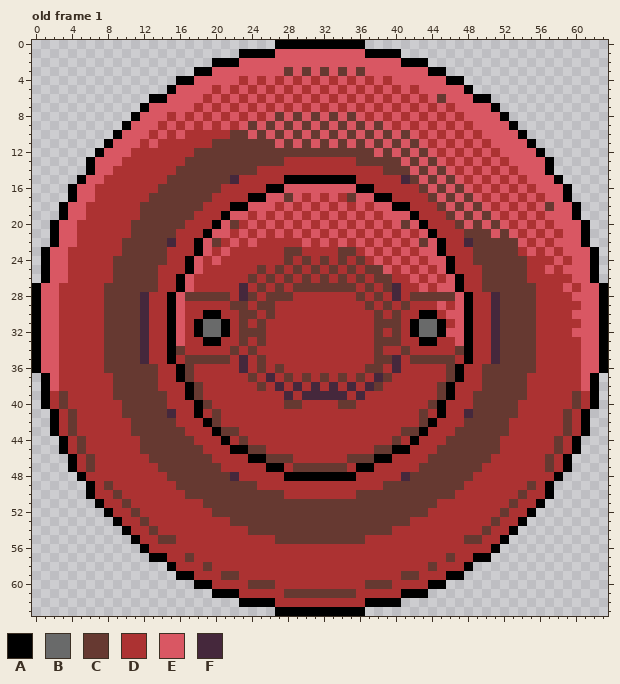
Two states of a pixel-art file, art/characters/jetBumper.aseprite. Above, as it was before the edit.
64x64 pixels, 2 frames. Colours within 5 levels of each other are drawn and written as one. Shown: old frame 1. The commit also changed other frames, which this record leaves out.
Palette (. is transparent): A #000000  B #696a6a  C #663931  D #ac3232  E #d95763  F #45283c
Pixels before, old frame 1, first column x 0:
 0 ...........................AAAAAAAAAA...........................
 1 .......................AAAAEEEEEEEEEEAAAA.......................
 2 ....................AAAEEEEEEEEEEEEEEEEEEAAA....................
 3 ..................AAEEEEEEEECECECECECEEEEEEEAA..................
 4 ................AAEEEEEDEDEDEDEDEDEDEDEDEEEEEEAA................
 5 ...............AEEEEDEDEDEDEDEDEDEDEDEDEDEDEEEEEA...............
 6 .............AAEEEEDEDEDEDEDEDEDEDEDEDEDEDEDECEEEAA.............
 7 ............AEEEEEDEDEDEDEDEDEDEDEDEDEDEDEDEDEDEEEEA............
 8 ...........AEEEDEDEDEDEDEDECECECECECEDEDEDEDEDEDEEEEA...........
 9 ..........AEEEDEDEDEDEDECECECECECECECECEDEDEDEDEDEEEEA..........
10 .........AEEEDEDEDDDDDCCECECECECECECECECECEDEDEDEDEEEEA.........
11 ........AEEEDEDDDDDDCCCCCCCECECECECECECECECEDEDEDEDEEEEA........
12 .......AEEEDDDDDDDCCCCCCCCCCCCCCCCCCCCECECECEDEDEDEDEEEEA.......
13 ......AEEEDDDDDDDCCCCCCCCCCCDDDDDDDDCCCCCECECEDEDEDEDEEEEA......
14 ......AEEDDDDDDDCCCCCCCCCDDDDDDDDDDDDDDCCCECECEDEDEDEDEEEA......
15 .....AEEDDDDDDDCCCCCCCFDDDDDAAAAAAAADDDDDFCECECEDEDEDEDEEEA.....
16 ....AEEDDDDDDDCCCCCCCDDDDDAAEEEEEEEEAADDDDDCECECEDEDEDEDEEEA....
17 ....AEEDDDDDDCCCCCCCDDDDAAEECEDEDEDCEEAADDDDCECECEDEDEDEDEEA....
18 ...AEEDDDDDDCCCCCCCDDDAAEEEDEDEDEDEDEDEEAADDDCECECEDEDEDECEEA...
19 ...AEEDDDDDDCCCCCCDDDAEEDEDEDEDEDEDEDEDEEEADDDCECECEDEDEDEEEA...
20 ..AEEDDDDDDCCCCCCDDDAECDEDEDEDEDEDEDEDEDECEADDDCECECEDEDEDEEEA..
21 ..AEEDDDDDDCCCCCDDDAEEDEDEDEDEDEDEDEDEDEDEDEADDDCCCECEDEDEDEEA..
22 ..AEEDDDDDCCCCCFDDAECDEDEDDDDDEDEDEDEDEDEDECEADDFCCCCCEDEDEEEA..
23 .AEEDDDDDDCCCCCDDDAEDEDDDDDDCCDDDDCCDEDEDEDEEADDDCCCCCDEDEDEEEA.
24 .AEEDDDDDCCCCCCDDAEDEDDDDDDDCDCDCDCDCDEDEDEDEEADDCCCCCCDDDEDEEA.
25 .AEEDDDDDCCCCCDDDAEDDDDDDCDCDCDCDCDCDCCEDEDEDEADDDCCCCCDDEDEEEA.
26 .AEEDDDDDCCCCCDDAEDDDDDDCDCDCDCDCDCDCDCCDDEDEDEADDCCCCCDDDDDEEA.
27 AEEDDDDDCCCCCCDDAEDDDDDFDCDCDCCCCCCCDCDCFDDEDEEADDCCCCCCDDDEDEEA
28 AEEDDDDDCCCCFDDAECCCCCDFCDCCCDDDDDDDCDCDFDCCCCCEADDFCCCCDDDDEEEA
29 AEEDDDDDCCCCFDDAEDDDDDCCDCCDDDDDDDDDDCDCDCDDDEDEADDFCCCCDDDDDEEA
30 AEEDDDDDCCCCFDDAEDDAADDCCDCDDDDDDDDDDDCDCDDAADEEADDFCCCCDDDDEEEA
31 AEEDDDDDCCCCFDDAEDABBADCDCDDDDDDDDDDDDCCCDABBADEADDFCCCCDDDDDEEA
32 AEEDDDDDCCCCFDDAEDABBADCCCDDDDDDDDDDDDCDCDABBAEEADDFCCCCDDDDEEEA
33 AEEDDDDDCCCCFDDAEDDAADDCDCDDDDDDDDDDDDCCCDDAADDEADDFCCCCDDDDDEEA
34 AEEDDDDDCCCCFDDACDDDDDCDCDDDDDDDDDDDDDCDDCDDDDDCADDFCCCCDDDDDEEA
35 AEEDDDDDCCCCFDDADCCCCCDFDCDDDDDDDDDDDDCCFDCCCCCDADDFCCCCDDDDDEEA
36 AEEDDDDDCCCCCCDDACDDDDDFDCDCDDDDDDDDDCCDFDDDDDCADDCCCCCCDDDDDEEA
37 .AEDDDDDDCCCCCDDACDDDDDDCDFDCDCDCDCDCDFCDDDDDDCADDCCCCCDDDDDDEA.
38 .AEDDDDDDCCCCCDDDACDDDDDDCDFDFDFDFDFDFCDDDDDDCADDDCCCCCDDDDDDEA.
39 .ADCDDDDDCCCCCCDDACDDDDDDDDDFDFFFFFDFDDDDDDDDCADDCCCCCCDDDDDCDA.
40 .ADCDDDDDDCCCCCDDDACDDDDDDDDCCDDDDCCDDDDDDDDCADDDCCCCCDDDDDDCDA.
41 ..ADCDDDDDCCCCCFDDADCDDDDDDDDDDDDDDDDDDDDDDCDADDFCCCCCDDDDDCDA..
42 ..ADCDDDDDDCCCCCDDDACDDDDDDDDDDDDDDDDDDDDDDCADDDCCCCCDDDDDDCDA..
43 ..ADCDDDDDDCCCCCCDDDACCDDDDDDDDDDDDDDDDDDCCADDDCCCCCCDDDDDDCDA..
44 ...ADCDDDDDDCCCCCCDDDADCDDDDDDDDDDDDDDDDCDADDDCCCCCCDDDDDDCDA...
45 ...ADCDDDDDDCCCCCCCDDDAACCDDDDDDDDDDDDCCAADDDCCCCCCCDDDDDDCDA...
46 ....ADCDDDDDDCCCCCCCDDDDAACCCDDDDDDCCCAADDDDCCCCCCCDDDDDDCDA....
47 ....ADCDDDDDDDCCCCCCCDDDDDAADCCCCCCDAADDDDDCCCCCCCDDDDDDDCDA....
48 .....ADDDDDDDDDCCCCCCCFDDDDDAAAAAAAADDDDDFCCCCCCCDDDDDDDDDA.....
49 ......ADCDDDDDDDCCCCCCCCCDDDDDDDDDDDDDDCCCCCCCCCDDDDDDDCDA......
50 ......ADDCDDDDDDDCCCCCCCCCCCDDDDDDDDCCCCCCCCCCCDDDDDDDCDDA......
51 .......ADDCDDDDDDDDCCCCCCCCCCCCCCCCCCCCCCCCCCDDDDDDDDCDDA.......
52 ........ADDCDDDDDDDDCCCCCCCCCCCCCCCCCCCCCCCCDDDDDDDDCDDA........
53 .........ADDCDDDDDDDDDCCCCCCCCCCCCCCCCCCCCDDDDDDDDDCDDA.........
54 ..........ADDCDDDDDDDDDDCCCCCCCCCCCCCCCCDDDDDDDDDDCDDA..........
55 ...........ADDCCDDDDDDDDDDDCCCCCCCCCCDDDDDDDDDDDCCDDA...........
56 ............ADDDDDDDDDDDDDDDDDDDDDDDDDDDDDDDDDDDDDDA............
57 .............AADDCDDDDDDDDDDDDDDDDDDDDDDDDDDDDCDDAA.............
58 ...............ADDDCDDDDDDDDDDDDDDDDDDDDDDDDCDDDA...............
59 ................AADDDCCDDDDDDDDDDDDDDDDDDCCDDDAA................
60 ..................AADDDDCCCDDDDDDDDDDCCCDDDDAA..................
61 ....................AAADDDDDCCCCCCCCDDDDDAAA....................
62 .......................AAAADDDDDDDDDDAAAA.......................
63 ...........................AAAAAAAAAA...........................
The same view after the edit:
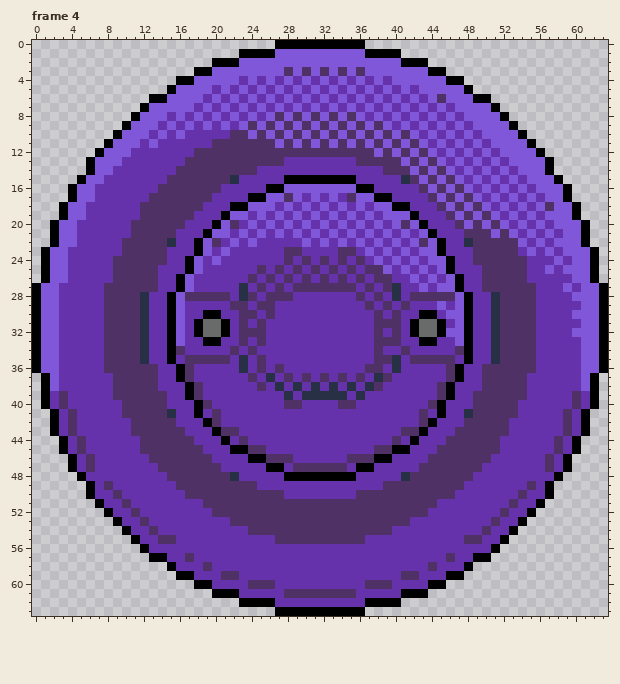
A new or re-ordered frame is compared with the old frame closest to it.
Edits made:
frames 2 -> 5
Colour C changes from #663931 to #4f3166.
Colour D changes from #ac3232 to #6532ac.
Colour E changes from #d95763 to #8157d9.
Colour F changes from #45283c to #283045.
